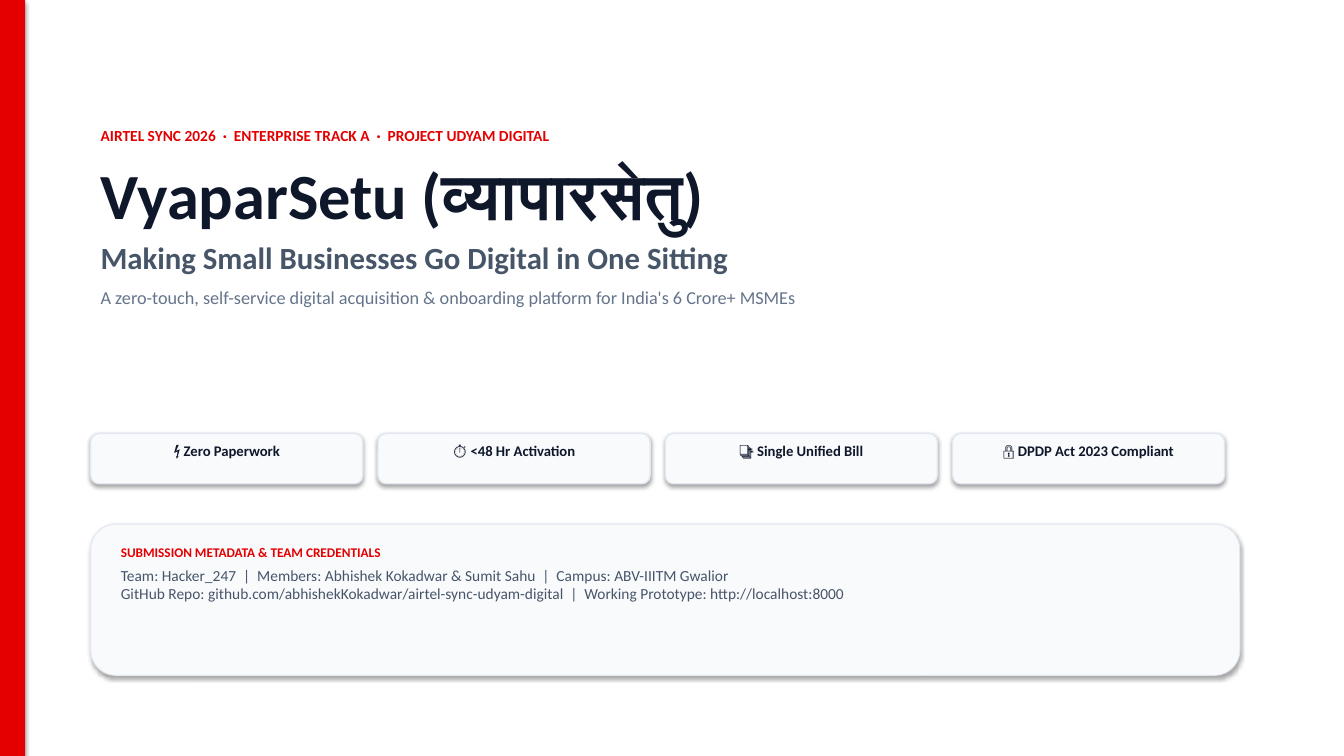
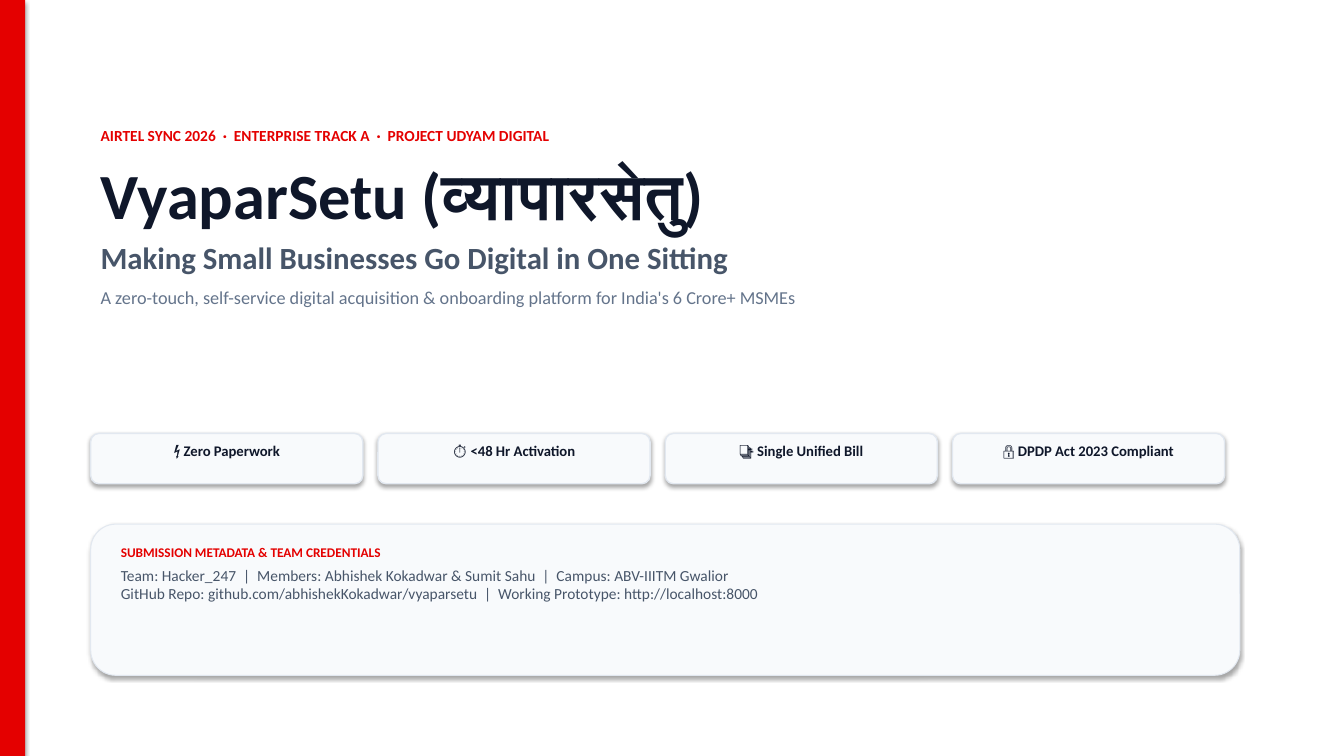
Before and after one commit to abhishekKokadwar/vyaparsetu, a slide deck: slide 1 of Hacker_247_ABVIIITMGwalior.pptx. Drawn at 1344x756 pixels with LibreOffice and Linux fonts; fonts in the diff are those of the drawing. Boxes give left, top, right and bottom in pixels: in the first picture for what was removed or moved away, otherwise in the second. Text is boxed around its words. In the diff, an @@ line names an element or a change of style, - is before the commit and + after.

Commit message:
chore: update repository name to vyaparsetu and update all links in decks and code

```diff
--- a/Hacker_247_ABVIIITMGwalior.pptx
+++ b/Hacker_247_ABVIIITMGwalior.pptx
@@ text at [121,570,758,602]: text changed @@
-Team: Hacker_247 | Members: Abhishek Kokadwar & Sumit Sahu | Campus: ABV-IIITM Gwalior
-GitHub Repo: github.com/abhishekKokadwar/airtel-sync-udyam-digital | Working Prototype: http://localhost:8000
+Team: Hacker_247 | Members: Abhishek Kokadwar & Sumit Sahu | Campus: ABV-IIITM Gwalior
+GitHub Repo: github.com/abhishekKokadwar/vyaparsetu | Working Prototype: http://localhost:8000
```
Also in this commit, not shown: 1 other slide changed, 10 other files.
